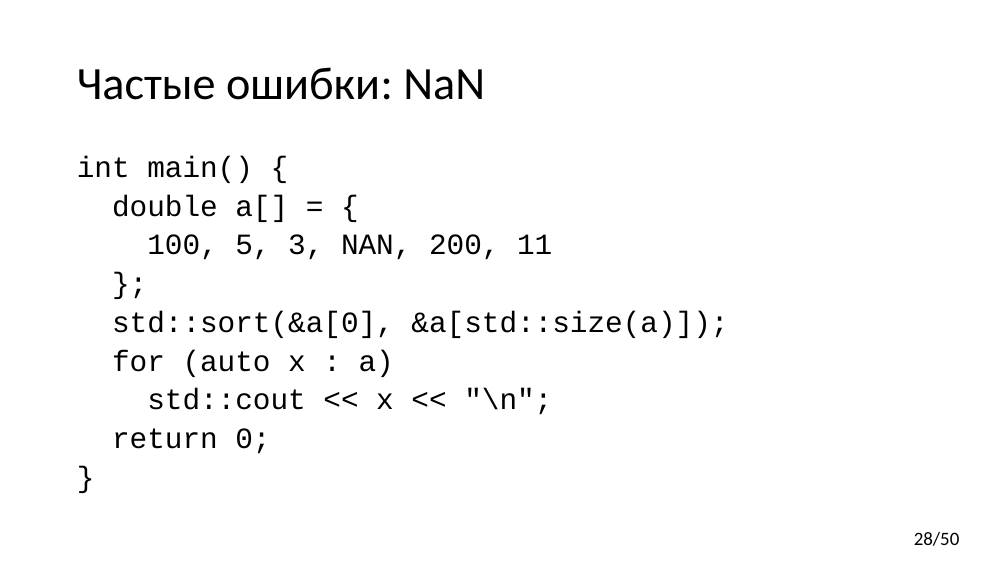
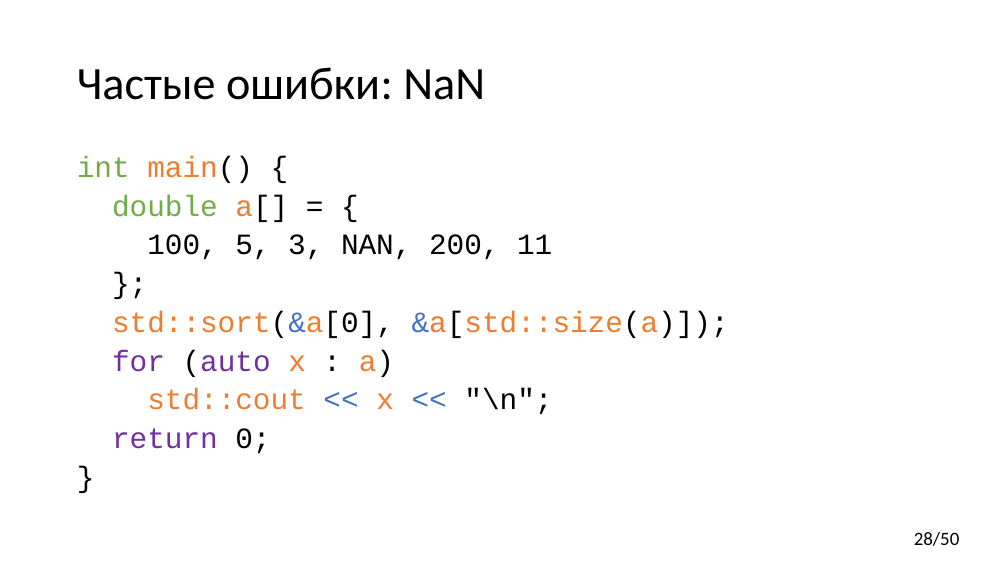
Before and after one commit to yugr/CppRussia, a slide deck: slide 28 of 2023/RU.pptx. Drawn at 1008x567 pixels with LibreOffice and Linux fonts; fonts in the diff are those of the drawing. Boxes give left, top, right and bottom in pixels: in the first picture for what was removed or moved away, otherwise in the second. Text is boxed around its words. In the diff, an @@ line names an element or a change of style, - is before the commit and + after.

Commit message:
Format code examples.

```diff
--- a/2023/RU.pptx
+++ b/2023/RU.pptx
@@ text at bbox=[77, 156, 729, 454]: text colour #000000 to #70AD47 in "int", "double"; text colour #000000 to #ED7D31 in "main()", "a[]", "std::sort(&a[0], &a[std::size(a)]);", "x a)" and 1 more places; text colour #000000 to #4472C4 in "std::sort(&a[0], &a[std::size(a)]);", "<< <<"; text colour #000000 to #7030A0 in "for (auto", "return" @@
```
Also in this commit, not shown: 22 other slides changed.
